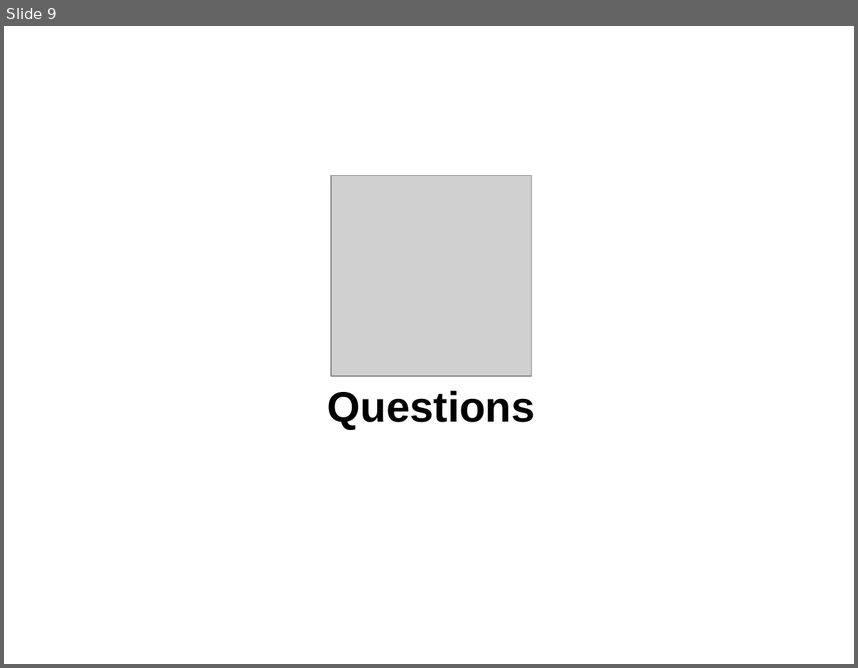
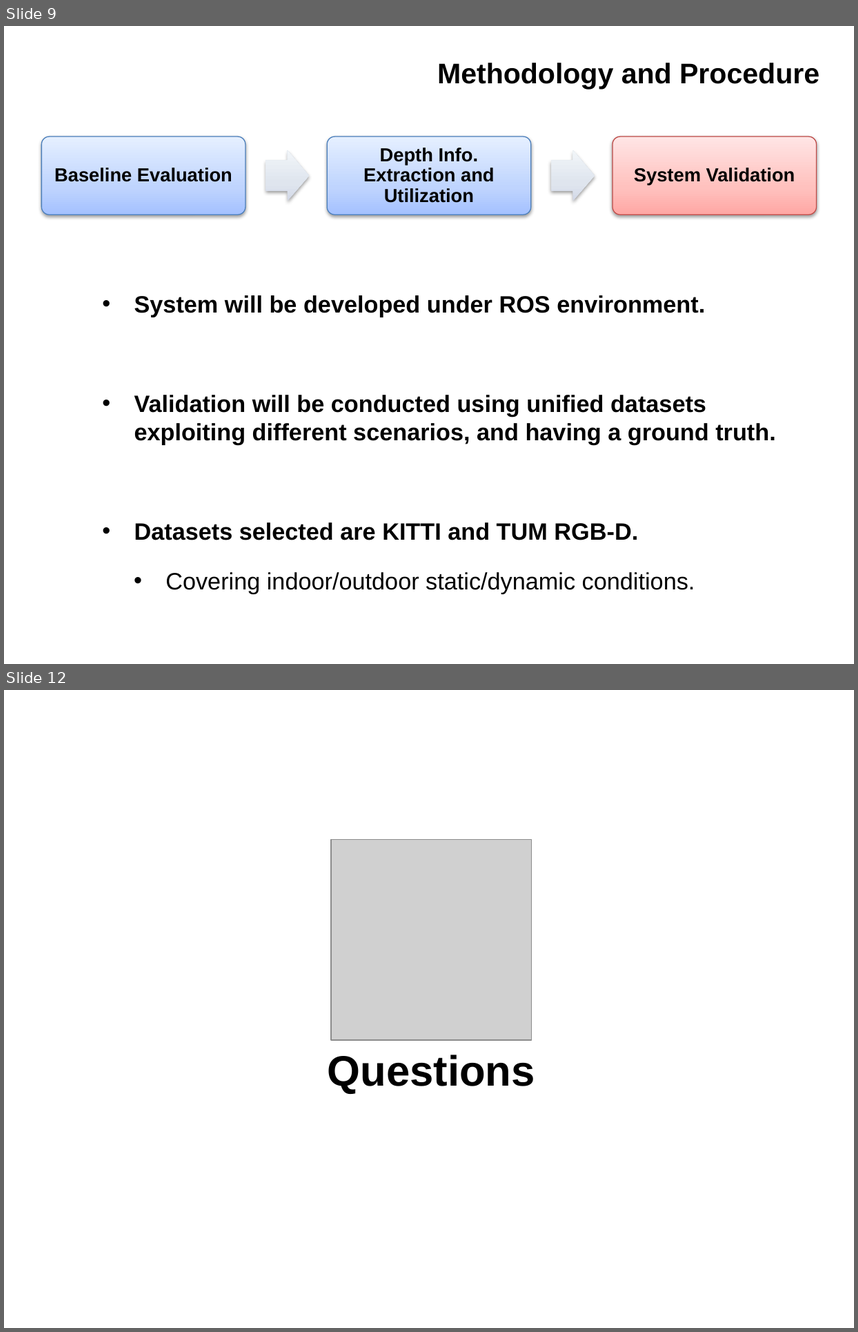
Before and after one commit to IslamAAli/ORBSLAM_RTABmap, a slide deck: Presentation/CMPUT631-ProjectProposal-V0P1.pptx. Shown one above the other, each under a label of ours: slide 9 before the commit, slides 9 and 12 after it; the slides between them are not shown. The pictures are 858x668 and 858x1332 pixels, drawn with LibreOffice and Linux fonts; fonts in the diff are those of the drawing; grey boxes stand for pictures; background and template pictures are left out. Boxes give left, top, right and bottom in pixels: in the first picture for what was removed or moved away, otherwise in the second. Text is boxed around its words. In the diff, an @@ line names an element or a change of style, - is before the commit and + after.

```diff
--- a/Presentation/CMPUT631-ProjectProposal-V0P1.pptx
+++ b/Presentation/CMPUT631-ProjectProposal-V0P1.pptx
@@ slide 9 added at (4,26,854,664), background #FFFFFF @@
@@ title added at (437,63,820,89), 24 pt, text #000000, bold @@
+Methodology and Procedure
@@ group added at (41,136,817,215): 3 rounded rectangles, 3 texts, 2 right arrows @@
+Baseline Evaluation
+Depth Info. Extraction and Utilization
+System Validation
@@ text added at (134,295,775,593), 20 pt, text #000000, bold @@
+• System will be developed under ROS environment.
+• Validation will be conducted using unified datasets exploiting different scenarios, and having a ground truth.
+• Datasets selected are KITTI and TUM RGB-D.
+• Covering indoor/outdoor static/dynamic conditions.
@@ what was slide 9 is now slide 12 @@
```
Also in this commit, not shown: 2 slides changed, 4 other slides added, 2 slides removed, 8 other files.
